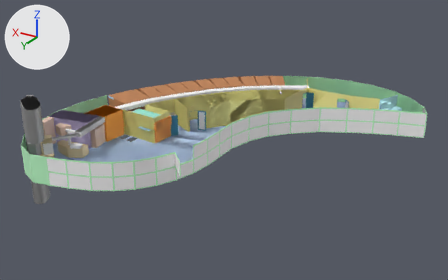
An edit to the glTF model Assets/Neighborhood-1/Shared-Facilities-1.glb, drawn before and after from the same camera.
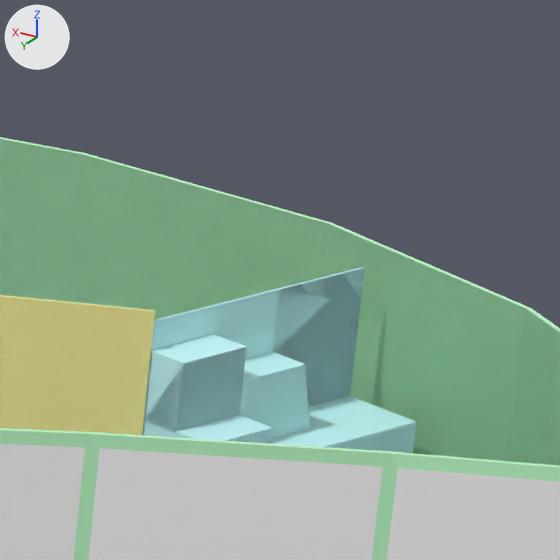
Each version is shown whole from a 50 mm camera at (-25.25, 47.58, 21.75) aimed at (3.64, -0.56, -2.32), then close up on the part from 82% to 92% of the width and 26% to 43% of the height. The axes (+X, +Y, +Z) are drawn at upper left. The lights are the same throughout. Objects named as collision shapes, trigger or cutter boxes, shadow casters or lower levels of detail are left out. Where no turn or scale is listed for an object, it has been applied to the vertices. Vertices at the same position are counted once.

The scene before the commit, as lines of its bpy script (objects in view):
```python
me_circle_005 = bpy.data.meshes.new('Circle.005')
me_circle_005.from_pydata(...)  # 191 vertices, 416 faces; spans x -0.98..0.95, y -1.74..1.4, z -1.04..1.52
me_circle_005.materials.append(mat_frostyblue_matte_001)  # cyan #c8fcff
me_plane = bpy.data.meshes.new('Plane')
me_plane.from_pydata(...)  # 582 vertices, 1168 faces; spans x -15.0..16.8, y -18.0..15.1, z -1.2..1.5
# faces by material slot: [872, 144, 152]
me_plane.materials.append(mat_material)  # green #c0ffcb
me_plane.materials.append(mat_chapelblue_matte)  # blue #c6e0ff
me_plane.materials.append(mat_glass_in_equipment)  # white #ffffff
me_plane_004 = bpy.data.meshes.new('Plane.004')
me_plane_004.from_pydata(...)  # 166 vertices, 326 faces; spans x -12.9..8.2, y -11.0..9.2, z -1.4..1.2
# faces by material slot: [302, 24]
me_plane_004.materials.append(mat_straw)  # yellow #fff69b
me_plane_004.materials.append(mat_frostyblue_matte_001)  # cyan #c8fcff
ob_internal_walls = bpy.data.objects.new('Internal-Walls', me_plane_004)
ob_internal_walls.location = (5.431, -5.985, -1.28)
ob_stairs_main = bpy.data.objects.new('Stairs-Main', me_circle_005)
ob_stairs_main.location = (-8.41, -14.589, -1.668)
ob_walls = bpy.data.objects.new('Walls', me_plane)
ob_walls.location = (2.064, -0.056, -1.501)
# also in view: 'SharedFac-LOD1' at (3.01, -1.49, -1.21)
```
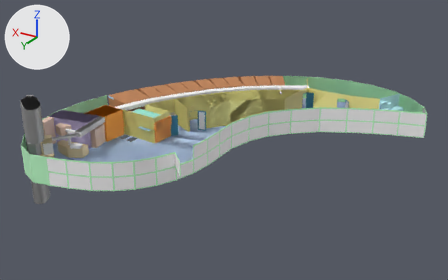
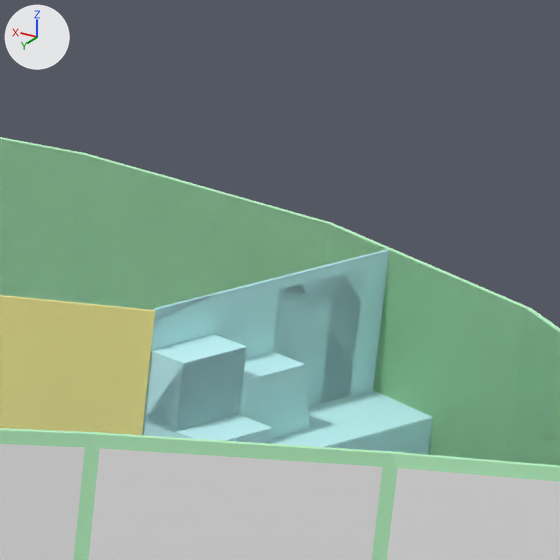
What differs and where, as boxes [x1, y1, x2, y2] in the close-ups (560 x 560 px; the box of a moved part takes in the faces that stretch with it):
'Stairs-Main', reshaped (6% wider, 11% taller)
    before: [142, 267, 416, 453]
    after: [142, 249, 433, 455]
part 1 of me_circle_005, moved or reshaped
    before: [154, 267, 416, 453]
    after: [153, 249, 433, 455]

What the commit changed:
me_circle_005 is used by ob_stairs_main; location (-8.41, -14.589, -1.668).
me_circle_005 had 191 vertices, 416 faces and spanned x -0.98..0.95, y -1.74..1.4, z -1.04..1.52.
me_circle_005 now has 192 vertices, 417 faces and spans x -1.07..0.95, y -2.02..1.4, z -1.04..1.63.
Part 1, on me_circle_005:
2 vertices are removed from x 0.58..0.95, y -0.02..0.69, z 1.52.
10 faces are deleted.
7 vertices in x -0.45..-0.24, y -1.74..-1.64, z -1.04..0.27 move by (-0.14, -0.28, 0.0).
3 vertices in x -0.62, y -1.56, z -1.04..0.27 move by (-0.12, -0.23, 0.0).
3 vertices in x -0.98, y -1.38, z -1.04..0.27 move by (-0.09, -0.19, 0.0).
3 vertices in x 0.22..0.6, y -0.75..-0.03, z 1.52 move by (0.0, 0.0, 0.11).
2 vertices move from x -0.26..-0.24, y -1.74..-1.73, z 1.52 to x -0.4..-0.38, y -2.02..-2.01, z 1.63.
3 vertices are added at (0.93, 0.7, 1.63), (0.95, 0.69, 1.63), (0.58, -0.02, 1.63).
11 new faces join them.
